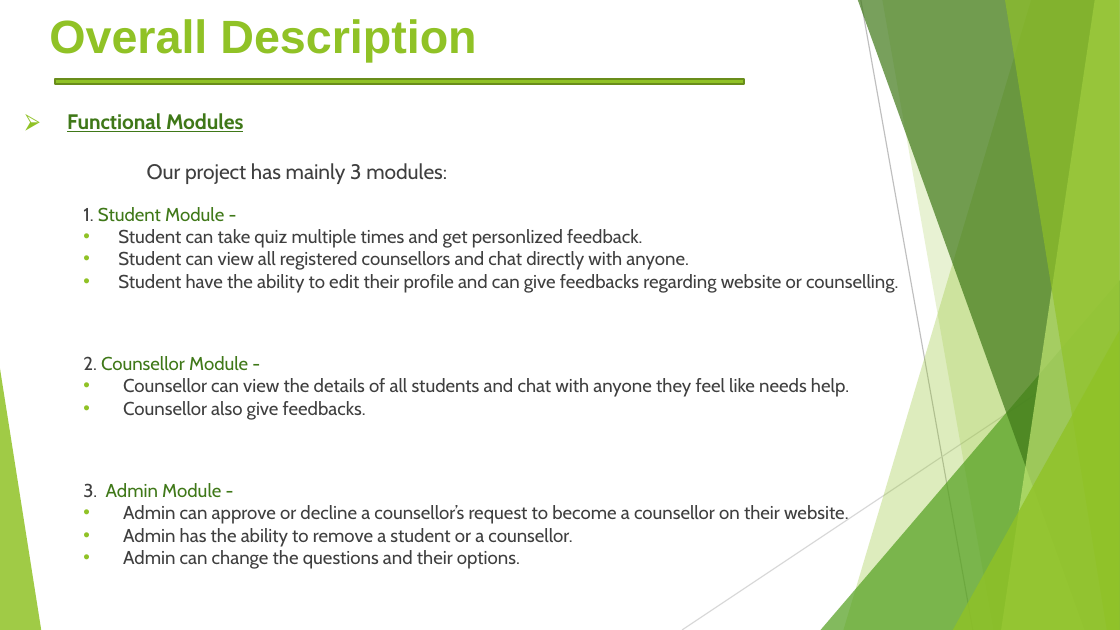
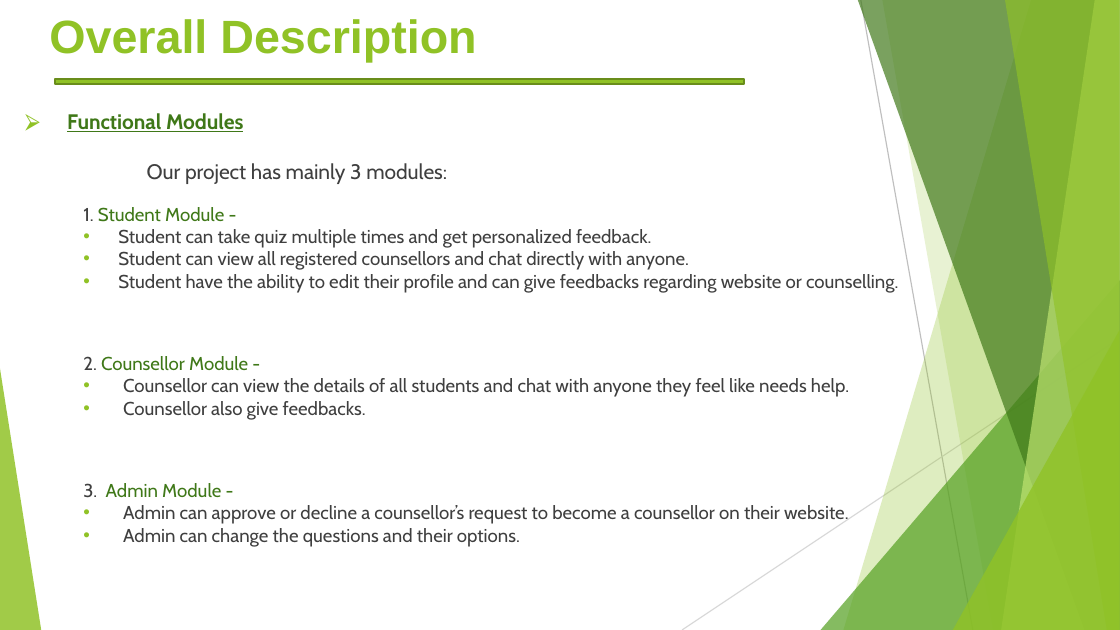
Before and after one commit to Sneakyhydra/On-The-Way, a slide deck: slide 6 of PPT and REPORT/On The Way.pptx. Drawn at 1120x630 pixels with LibreOffice and Linux fonts; fonts in the diff are those of the drawing. Boxes give left, top, right and bottom in pixels: in the first picture for what was removed or moved away, otherwise in the second. Text is boxed around its words. In the diff, an @@ line names an element or a change of style, - is before the commit and + after.

```diff
--- a/PPT and REPORT/On The Way.pptx
+++ b/PPT and REPORT/On The Way.pptx
@@ text at bbox=[118, 229, 651, 248]: text changed @@
-  • Student can take quiz multiple times and get personlized feedback.
+  • Student can take quiz multiple times and get personalized feedback.
@@ text at bbox=[123, 528, 572, 547]: paragraph removed @@
-  • Admin has the ability to remove a student or a counsellor.
```
Also in this commit, not shown: 14 other slides changed, 1 other file.
